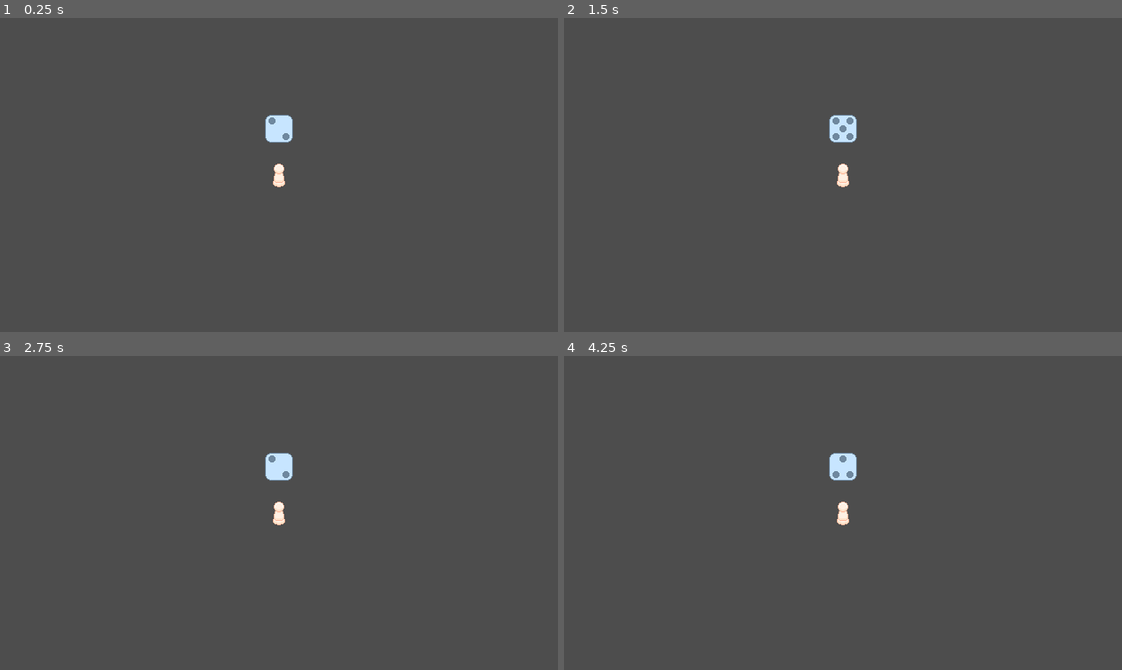
Above: before the commit, frames 1-4 (two rows, left to right).
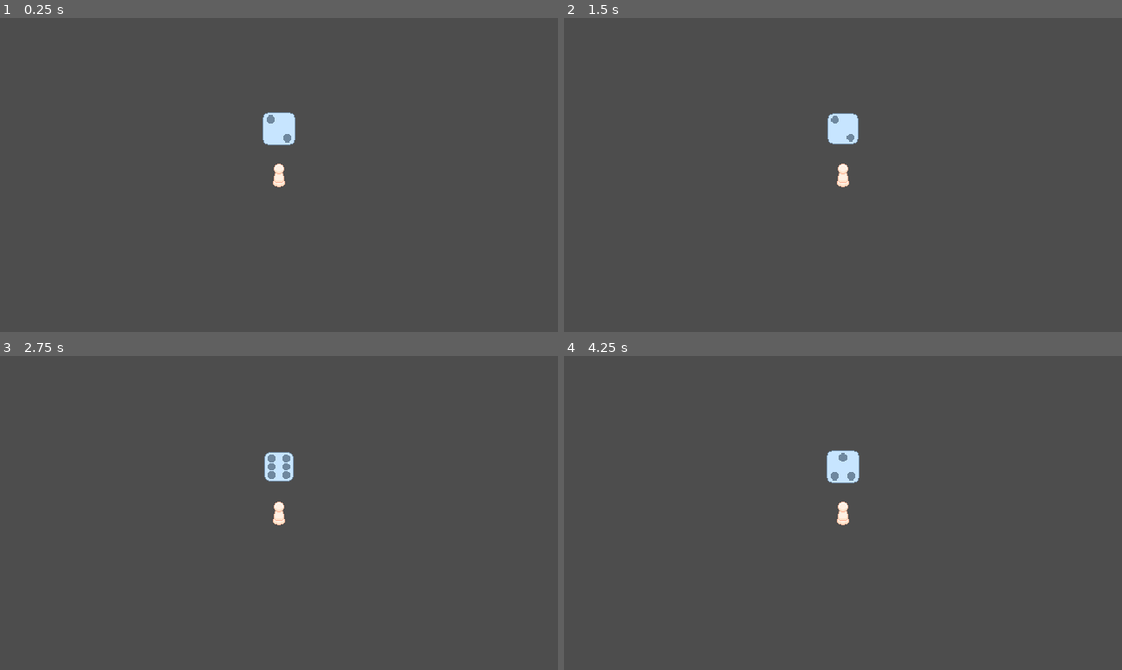
Above: after the commit, the same moments.

Repository: EnderS4m/SmorgasBoard
Game: Godot game, scene res://scenes/Main.tscn
Same seed, same stepped clock (60 frames per second), same inputs: the game is played once before the commit and once after it.
Inputs:
- Up to frame 1 (0.25 s): no input
- Up to frame 2 (1.5 s): no input
- Up to frame 3 (2.75 s): no input
- Up to frame 4 (4.25 s): no input

The runs differ from the first frame. In frame 1, 0.3% of the frame differs, in the area x 47-53%, y 30-41%; in frame 2, 0.3%; in frame 3, 0.2%; in frame 4, 0.3%.

Commit message:
Dice Animation
Dice scales up a little bit when changing frames. Yeah.

Diff:
--- a/assets/scripts/entity/dice.gd
+++ b/assets/scripts/entity/dice.gd
@@ -2,16 +2,24 @@
 
 @onready var dice = $"."
 
-var oldFrame: int = 0
+# What ye be rollin'
 var result: int = 0
+# Lerp Weight
+var progress: float = 0.0
 
-# Called when the node enters the scene tree for the first time.
+# What the dice should scale up to when changing frames
+var scaleUp: float = 1.25
+
 func _ready():
 	dice.frame = randi_range(0,5)
-	oldFrame = dice.frame
-	dice.play("diceRoll",1.5)
+	dice.play("diceRoll",1)
+
+func _process(_delta):
+	scale = Vector2(lerpf(1,scaleUp,progress),lerpf(1,scaleUp,progress))
+	if progress > 0.0:
+		progress -= 0.1
 
 func _on_frame_changed():
 	dice.frame = randi_range(0,5)
 	result = dice.frame + 1
-	print(result)
+	progress = 1
--- a/project.godot
+++ b/project.godot
@@ -19,6 +19,8 @@
 
 window/size/viewport_width=640
 window/size/viewport_height=360
+window/size/mode=3
+window/size/resizable=false
 window/stretch/mode="viewport"
 
 [rendering]
